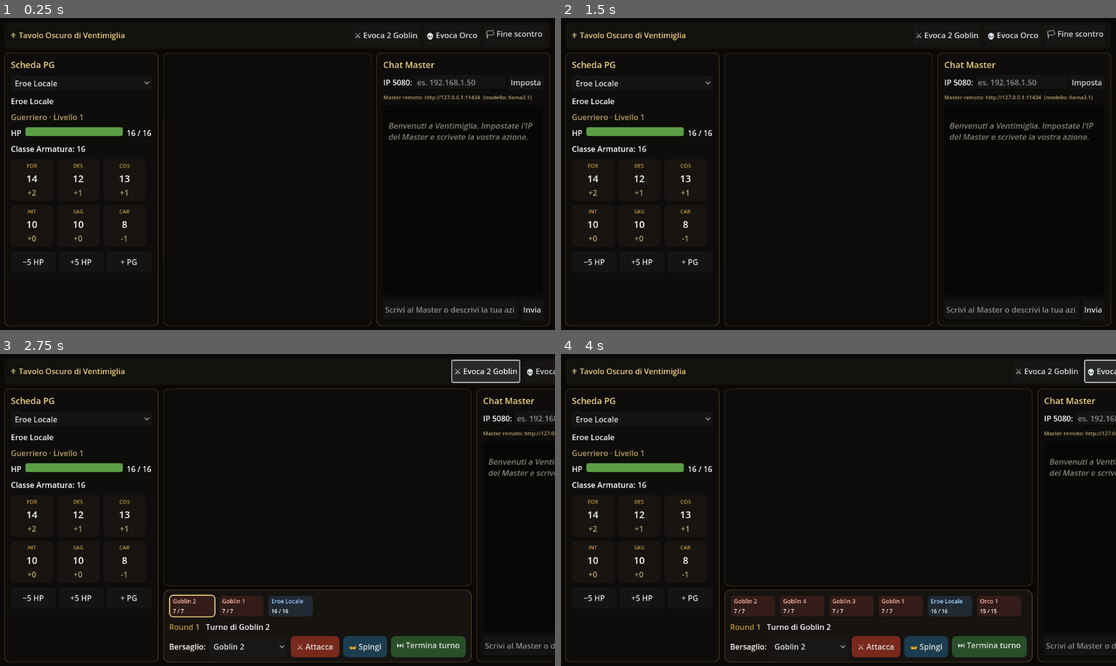
Above: before the commit, frames 1-4 (two rows, left to right).
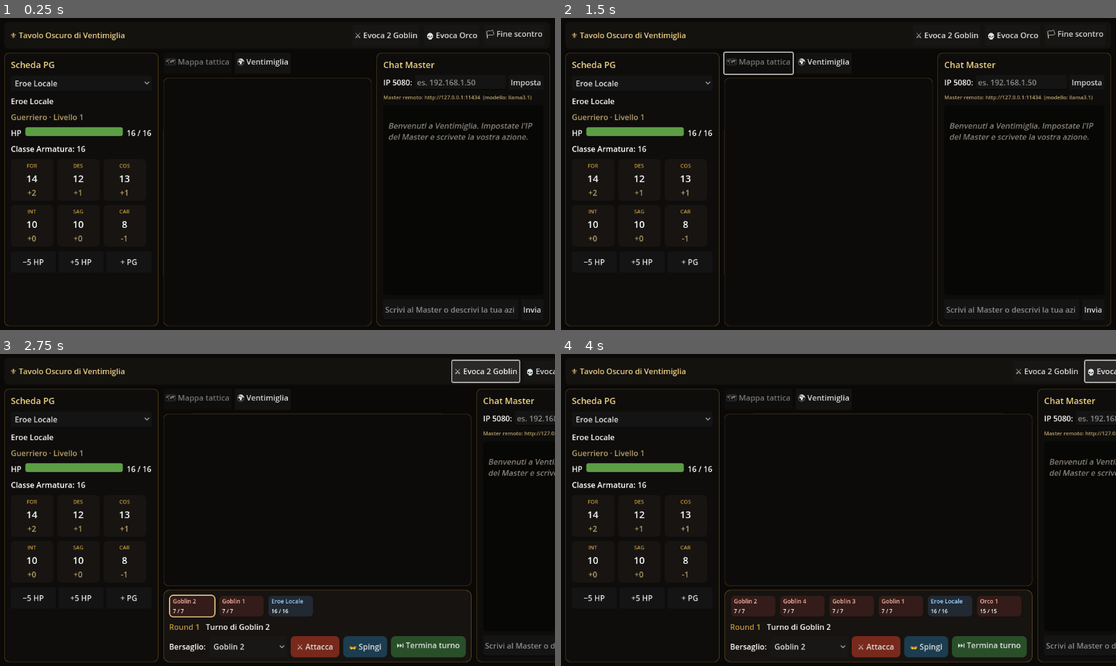
Above: after the commit, the same moments.

Repository: fanaragabriele2-coder/vtt-ventimiglia
Game: Godot game, scene res://main.tscn
Same seed, same stepped clock (60 frames per second), same inputs: the game is played once before the commit and once after it.
Inputs (mouse positions are in pixels of both pictures, inside the frame that each line leads up to):
- Up to frame 1 (0.25 s): no input
- Up to frame 2 (1.5 s): click (821, 64) at 0.5 s, where only the run after the commit has a clickable "🌍 Ventimiglia"; click (760, 64) at 1.25 s, where only the run after the commit has a clickable "🗺 Mappa tattica"
- Up to frame 3 (2.75 s): click "⚔ Evoca 2 Goblin" at 2 s
- Up to frame 4 (4 s): click "⚔ Evoca 2 Goblin" at 2.75 s; click "💀 Evoca Orco" at 3.5 s

The runs differ from the first frame. In frame 1, 0.4% of the frame differs, in the area x 29-67%, y 11-21%; in frame 2, 0.5%, in the area x 29-67%, y 10-21%; in frame 3, 0.4%; in frame 4, 0.4%.

Commit message:
Migrazione Godot 4: overworld di Ventimiglia (POI reali, viaggio party)
Porting della mappa Leaflet reale (Modulo 12) e del ponte narrazione->POI
(Modulo 39). scripts/ui/overworld_map.gd e' un Control con disegno custom
che, per restare un client autosufficiente (niente tile OSM da rete),
normalizza le coordinate lat/lng REALI dei 23 POI di Ventimiglia
(data/ventimiglia_pois.json) in coordinate schermo su una mappa stilizzata
(terra + mare Ligure a sud, sentieri verso la Citta' Alta).

- marker colorati per categoria (storico/civile/trasporti/natura/militare),
  etichette anti-clutter (solo POI corrente + hover), barra info con
  descrizione evocativa per il Master;
- il party viaggia col click su un POI; l'anello dorato segna la posizione;
- ogni spostamento aggiorna GameState (chiave party.location) + publish
  "party:moved": unica fonte di verita', come nel monolite;
- travel_to_named(nome) esposto per il futuro ponte chat->mappa del Master.

vtt_main.gd: toggle vista 🗺 Mappa tattica / 🌍 Ventimiglia nella colonna
centrale (le due viste convivono, solo una visibile). Tutti i 12 .gd e i
4 JSON passano i controlli strutturali.

Co-Authored-By: Claude Fable 5 <noreply@anthropic.com>
Claude-Session: https://claude.ai/code/session_01EitiiDafKKu7YfdrUthcuc

Diff:
--- /dev/null
+++ b/godot/data/ventimiglia_pois.json
@@ -0,0 +1,29 @@
+{
+	"_comment": "Punti d'interesse (POI) di Ventimiglia — coordinate lat/lng REALI del monolite (Modulo 12/39). L'overworld_map.gd normalizza lat/lng in coordinate schermo. cat: storico|civile|trasporti|natura|militare.",
+	"center": { "lat": 43.7870, "lng": 7.6075 },
+	"pois": [
+		{ "name": "Città Alta",          "lat": 43.7879, "lng": 7.6059, "icon": "🏰", "cat": "storico",    "desc": "Il cuore medievale arroccato: vicoli di pietra, archi e ombre lunghe." },
+		{ "name": "Cattedrale Assunta",   "lat": 43.7877, "lng": 7.6055, "icon": "⛪", "cat": "storico",    "desc": "Navata romanica; sotto l'altare si dice riposino reliquie dimenticate." },
+		{ "name": "Porta Canarda",        "lat": 43.7882, "lng": 7.6063, "icon": "🚪", "cat": "storico",    "desc": "Antica porta nord delle mura, sorvegliata da secoli." },
+		{ "name": "Porta Nino Lamboglia", "lat": 43.7875, "lng": 7.6051, "icon": "🚪", "cat": "storico",    "desc": "Varco occidentale verso il Roya, stretto e facile da difendere." },
+		{ "name": "Teatro Romano",        "lat": 43.7874, "lng": 7.6048, "icon": "🏛", "cat": "storico",    "desc": "Rovine dell'Albintimilium romano: colonne spezzate e alture per il vantaggio." },
+		{ "name": "Cattedrale S.Michele", "lat": 43.7871, "lng": 7.6048, "icon": "⛪", "cat": "storico",    "desc": "Chiesa fortificata; la cripta scende nel buio della roccia." },
+		{ "name": "Piazza Repubblica",    "lat": 43.7868, "lng": 7.6074, "icon": "🏛", "cat": "civile",     "desc": "Slargo affollato, punto d'incontro di mercanti e voci." },
+		{ "name": "Piazza C. Battisti",   "lat": 43.7863, "lng": 7.6091, "icon": "🏛", "cat": "civile",     "desc": "Piazza aperta verso il mercato, ideale per un'imboscata in spazio libero." },
+		{ "name": "Mercato Settimanale",  "lat": 43.7856, "lng": 7.6088, "icon": "🛒", "cat": "civile",     "desc": "Banchi, tende e folla: mille nascondigli e mille orecchie." },
+		{ "name": "Ospedale",             "lat": 43.7901, "lng": 7.6095, "icon": "🏥", "cat": "civile",     "desc": "Rifugio dei feriti; qui si recuperano forze e si spendono Dadi Vita." },
+		{ "name": "Biblioteca",           "lat": 43.7865, "lng": 7.6069, "icon": "📚", "cat": "civile",     "desc": "Scaffali polverosi: prove di Arcano e Storia per chi cerca risposte." },
+		{ "name": "Municipio",            "lat": 43.7866, "lng": 7.6072, "icon": "🏢", "cat": "civile",     "desc": "Sede del potere cittadino, guardie e burocrati." },
+		{ "name": "Stazione FS",          "lat": 43.7861, "lng": 7.6107, "icon": "🚂", "cat": "trasporti",  "desc": "Binari e vapore: la via più rapida per lasciare la città." },
+		{ "name": "Porto Turistico",      "lat": 43.7836, "lng": 7.6052, "icon": "⚓", "cat": "trasporti",  "desc": "Moli e barche; l'odore del sale e affari poco puliti." },
+		{ "name": "Confine Italia-FR",    "lat": 43.7889, "lng": 7.6369, "icon": "🛂", "cat": "trasporti",  "desc": "Il valico verso la Francia: dogana, contrabbando e passaggi segreti." },
+		{ "name": "Ponte sul Roya",       "lat": 43.7862, "lng": 7.6043, "icon": "🌉", "cat": "trasporti",  "desc": "Attraversamento chiave del fiume: un collo di bottiglia tattico." },
+		{ "name": "Lungomare",            "lat": 43.7842, "lng": 7.6072, "icon": "🏖", "cat": "natura",     "desc": "Passeggiata sul mare, aperta e battuta dal vento." },
+		{ "name": "Balzi Rossi",          "lat": 43.7914, "lng": 7.5990, "icon": "🪨", "cat": "natura",     "desc": "Grotte preistoriche a picco sul mare: cunicoli e antichi terrori." },
+		{ "name": "Giardini Hanbury",     "lat": 43.7928, "lng": 7.5975, "icon": "🌿", "cat": "natura",     "desc": "Giardino botanico terrazzato: verde lussureggiante e sentieri nascosti." },
+		{ "name": "Capo Mortola",         "lat": 43.7916, "lng": 7.5963, "icon": "🏔", "cat": "natura",     "desc": "Promontorio roccioso, l'estremo lembo occidentale." },
+		{ "name": "Foce del Roya",        "lat": 43.7835, "lng": 7.6038, "icon": "🌊", "cat": "natura",     "desc": "Dove il fiume incontra il mare: canneti, fango e agguati." },
+		{ "name": "Forte dell'Annunziata","lat": 43.7888, "lng": 7.6044, "icon": "⚔", "cat": "militare",   "desc": "Fortezza sabauda a strapiombo: bastioni, cannoniere e coperture." },
+		{ "name": "Torre dell'Orologio",  "lat": 43.7878, "lng": 7.6060, "icon": "⏰", "cat": "militare",   "desc": "Torre di vedetta che domina la Città Alta." }
+	]
+}
--- /dev/null
+++ b/godot/scripts/ui/overworld_map.gd
@@ -0,0 +1,189 @@
+class_name OverworldMap
+extends Control
+## Overworld di Ventimiglia (vista città) — porting della mappa Leaflet reale (Modulo 12) e del
+## ponte narrazione->POI (Modulo 39).
+##
+## Il monolite usava Leaflet con tile OpenStreetMap: qui, per restare un client Godot autosufficiente
+## (nessuna dipendenza di rete per le tile), i POI con coordinate lat/lng REALI vengono normalizzati
+## in coordinate schermo e disegnati su una mappa stilizzata (terra + mare Ligure a sud). Il party
+## viaggia tra i POI col click; ogni spostamento aggiorna GameState (chiave "party.location"), cosi'
+## chat, HUD e — in futuro — il Master IA leggono la stessa, unica posizione.
+
+signal party_traveled(poi_name: String, poi: Dictionary)
+
+const POIS_PATH: String = "res://data/ventimiglia_pois.json"
+
+# Colore per categoria di POI.
+const CAT_COLORS: Dictionary = {
+	"storico": Color(0.78, 0.61, 0.24),
+	"civile": Color(0.44, 0.56, 0.69),
+	"trasporti": Color(0.36, 0.72, 0.78),
+	"natura": Color(0.36, 0.62, 0.27),
+	"militare": Color(0.7, 0.23, 0.18),
+}
+const COL_LAND: Color = Color(0.09, 0.1, 0.08)
+const COL_LAND_HI: Color = Color(0.12, 0.13, 0.1)
+const COL_SEA: Color = Color(0.06, 0.12, 0.18)
+const COL_ROAD: Color = Color(0.78, 0.61, 0.24, 0.14)
+const COL_PARTY: Color = Color(0.94, 0.83, 0.53)
+
+var _pois: Array[Dictionary] = []
+var _lat_min: float = 0.0
+var _lat_max: float = 0.0
+var _lng_min: float = 0.0
+var _lng_max: float = 0.0
+var _current_index: int = 0
+var _hovered_index: int = -1
+var _pad: float = 40.0
+
+
+func _ready() -> void:
+	size_flags_horizontal = Control.SIZE_EXPAND_FILL
+	size_flags_vertical = Control.SIZE_EXPAND_FILL
+	mouse_filter = Control.MOUSE_FILTER_STOP
+	_load_pois()
+	# Party di partenza: la Città Alta (o il primo POI).
+	_current_index = _index_of("Città Alta")
+	_publish_location()
+	resized.connect(queue_redraw)
+
+
+func _load_pois() -> void:
+	if not FileAccess.file_exists(POIS_PATH):
+		push_warning("OverworldMap: POI non trovati: " + POIS_PATH)
+		return
+	var parsed: Variant = JSON.parse_string(FileAccess.get_file_as_string(POIS_PATH))
+	if not (parsed is Dictionary and parsed.has("pois")):
+		return
+	for entry: Variant in parsed["pois"]:
+		if entry is Dictionary:
+			_pois.append(entry)
+	# Bounding box lat/lng per la normalizzazione in coordinate schermo.
+	_lat_min = INF; _lat_max = -INF; _lng_min = INF; _lng_max = -INF
+	for p: Dictionary in _pois:
+		_lat_min = minf(_lat_min, float(p["lat"]))
+		_lat_max = maxf(_lat_max, float(p["lat"]))
+		_lng_min = minf(_lng_min, float(p["lng"]))
+		_lng_max = maxf(_lng_max, float(p["lng"]))
+
+
+func _index_of(poi_name: String) -> int:
+	for i: int in range(_pois.size()):
+		if String(_pois[i]["name"]) == poi_name:
+			return i
+	return 0
+
+
+# --- Conversione lat/lng -> pixel (nord in alto) ---
+
+func _latlng_to_pixel(lat: float, lng: float) -> Vector2:
+	var w: float = maxf(1.0, size.x - _pad * 2.0)
+	var h: float = maxf(1.0, size.y - _pad * 2.0)
+	var nx: float = (lng - _lng_min) / maxf(0.0001, _lng_max - _lng_min)
+	var ny: float = (_lat_max - lat) / maxf(0.0001, _lat_max - _lat_min)  # lat alta = alto
+	return Vector2(_pad + nx * w, _pad + ny * h)
+
+
+# --- Disegno ---
+
+func _draw() -> void:
+	# 1) Terra + fascia di mare a sud (le lat piu' basse = parte bassa dello schermo).
+	draw_rect(Rect2(Vector2.ZERO, size), COL_LAND, true)
+	var sea_top: float = size.y * 0.78
+	draw_rect(Rect2(Vector2(0, sea_top), Vector2(size.x, size.y - sea_top)), COL_SEA, true)
+	# Qualche macchia di terra piu' chiara per texture.
+	for i: int in range(6):
+		var cx: float = size.x * (0.12 + 0.14 * i)
+		draw_circle(Vector2(cx, size.y * 0.32), size.x * 0.09, COL_LAND_HI)
+
+	if _pois.is_empty():
+		return
+
+	# 2) Sentieri: collega ogni POI al centro storico (Città Alta) con linee tenui.
+	var hub: Vector2 = _latlng_to_pixel(float(_pois[_index_of("Città Alta")]["lat"]), float(_pois[_index_of("Città Alta")]["lng"]))
+	for p: Dictionary in _pois:
+		draw_line(hub, _latlng_to_pixel(float(p["lat"]), float(p["lng"])), COL_ROAD, 1.0)
+
+	# 3) Marker dei POI.
+	var font: Font = ThemeDB.fallback_font
+	for i: int in range(_pois.size()):
+		var p: Dictionary = _pois[i]
+		var pos: Vector2 = _latlng_to_pixel(float(p["lat"]), float(p["lng"]))
+		var col: Color = CAT_COLORS.get(String(p["cat"]), Color.WHITE)
+		var is_current: bool = i == _current_index
+		var is_hover: bool = i == _hovered_index
+		var r: float = 9.0 if (is_current or is_hover) else 6.0
+		draw_circle(pos, r, col)
+		draw_arc(pos, r, 0, TAU, 24, Color(0, 0, 0, 0.5), 1.5)
+		# Etichetta solo per il POI corrente e quello sotto il mouse (anti-clutter).
+		if is_current or is_hover:
+			draw_string(font, pos + Vector2(-60, -14), String(p["name"]),
+				HORIZONTAL_ALIGNMENT_CENTER, 120, 13, Color(0.9, 0.85, 0.72))
+
+	# 4) Marker del party sul POI corrente (anello dorato pulsante).
+	var party_pos: Vector2 = _latlng_to_pixel(float(_pois[_current_index]["lat"]), float(_pois[_current_index]["lng"]))
+	draw_arc(party_pos, 14.0, 0, TAU, 32, COL_PARTY, 2.5)
+	draw_arc(party_pos, 18.0, 0, TAU, 32, Color(COL_PARTY.r, COL_PARTY.g, COL_PARTY.b, 0.4), 1.5)
+
+	# 5) Barra info in basso: nome + descrizione del POI corrente/hover.
+	var info_index: int = _hovered_index if _hovered_index >= 0 else _current_index
+	var p_info: Dictionary = _pois[info_index]
+	var label: String = "%s  %s — %s" % [String(p_info["icon"]), String(p_info["name"]), String(p_info["desc"])]
+	var bar := Rect2(Vector2(8, size.y - 30), Vector2(size.x - 16, 24))
+	draw_rect(bar, Color(0, 0, 0, 0.55), true)
+	draw_string(font, Vector2(16, size.y - 12), label, HORIZONTAL_ALIGNMENT_LEFT, size.x - 32, 13, Color(0.88, 0.82, 0.68))
+
+
+# --- Input: hover + viaggio ---
+
+func _gui_input(event: InputEvent) -> void:
+	var mm := event as InputEventMouseMotion
+	if mm != null:
+		var idx: int = _poi_near(mm.position)
+		if idx != _hovered_index:
+			_hovered_index = idx
+			queue_redraw()
+		return
+	var mb := event as InputEventMouseButton
+	if mb != null and mb.pressed and mb.button_index == MOUSE_BUTTON_LEFT:
+		var idx: int = _poi_near(mb.position)
+		if idx >= 0 and idx != _current_index:
+			_travel_to(idx)
+
+
+func _poi_near(pos: Vector2) -> int:
+	var best: int = -1
+	var best_dist: float = 18.0  # raggio di click/hover in pixel
+	for i: int in range(_pois.size()):
+		var p: Dictionary = _pois[i]
+		var d: float = pos.distance_to(_latlng_to_pixel(float(p["lat"]), float(p["lng"])))
+		if d < best_dist:
+			best_dist = d
+			best = i
+	return best
+
+
+func _travel_to(index: int) -> void:
+	_current_index = index
+	_publish_location()
+	var p: Dictionary = _pois[index]
+	party_traveled.emit(String(p["name"]), p)
+	queue_redraw()
+
+
+func _publish_location() -> void:
+	if _pois.is_empty():
+		return
+	var p: Dictionary = _pois[_current_index]
+	# Unica fonte di verita' della posizione (GameState), come nel monolite (Modulo 36/39).
+	GameState.set_party_location({ "name": String(p["name"]), "lat": float(p["lat"]), "lng": float(p["lng"]) })
+	GameState.publish("party:moved", p)
+
+
+## Sposta il party su un POI per nome (usato dal ponte chat->mappa: la narrazione del Master).
+func travel_to_named(poi_name: String) -> bool:
+	var idx: int = _index_of(poi_name)
+	if idx == _current_index and String(_pois[idx]["name"]) != poi_name:
+		return false
+	_travel_to(idx)
+	return true
--- a/godot/scripts/ui/vtt_main.gd
+++ b/godot/scripts/ui/vtt_main.gd
@@ -1,9 +1,15 @@
 extends Control
 ## VTTMain — scena radice. Costruisce il layout a 3 colonne del monolite (Scheda PG · Mappa+Combat ·
 ## Chat Master) e una toolbar in alto. Ogni pannello si aggancia da solo ai signal dei manager: qui
-## si fa solo la composizione + qualche pulsante globale (evoca nemici, ecc.).
+## si fa solo la composizione + qualche pulsante globale (evoca nemici, cambio vista, ecc.).
 ##
 ## E' la scena principale del progetto (project.godot -> run/main_scene = res://main.tscn).
+
+var _tactical_map: TacticalMap
+var _overworld_map: OverworldMap
+var _view_tactical_btn: Button
+var _view_overworld_btn: Button
+
 
 func _ready() -> void:
 	_apply_background()
@@ -45,15 +51,26 @@
 	sheet.size_flags_vertical = Control.SIZE_EXPAND_FILL
 	columns.add_child(sheet)
 
-	# Centro: placeholder mappa (TileMap arrivera' nello step mappa) + HUD combattimento in basso.
+	# Centro: toggle vista + (mappa tattica | overworld Ventimiglia) + HUD combattimento in basso.
 	var center := VBoxContainer.new()
 	center.size_flags_horizontal = Control.SIZE_EXPAND_FILL
 	center.add_theme_constant_override("separation", 8)
 	columns.add_child(center)
 
-	var tactical_map := TacticalMap.new()
-	tactical_map.size_flags_vertical = Control.SIZE_EXPAND_FILL
-	center.add_child(tactical_map)
+	center.add_child(_build_view_toggle())
+
+	# Le due viste convivono nello stesso spazio: solo una e' visibile (un Container salta i figli
+	# nascosti, quindi la visibile riempie tutto). Il toggle scambia la visibilita'.
+	_tactical_map = TacticalMap.new()
+	_tactical_map.size_flags_vertical = Control.SIZE_EXPAND_FILL
+	center.add_child(_tactical_map)
+
+	_overworld_map = OverworldMap.new()
+	_overworld_map.size_flags_vertical = Control.SIZE_EXPAND_FILL
+	_overworld_map.visible = false
+	# Quando il party viaggia sull'overworld, annuncialo nella chat (fonte unica: GameState).
+	_overworld_map.party_traveled.connect(_on_party_traveled)
+	center.add_child(_overworld_map)
 
 	var combat_hud := CombatHUD.new()
 	center.add_child(combat_hud)
@@ -115,3 +132,38 @@
 	b.custom_minimum_size = Vector2(0, 44)
 	b.pressed.connect(handler)
 	return b
+
+
+# --- Toggle tra mappa tattica e overworld di Ventimiglia (come la transizione del monolite) ---
+
+func _build_view_toggle() -> HBoxContainer:
+	var row := HBoxContainer.new()
+	row.add_theme_constant_override("separation", 6)
+	_view_tactical_btn = _toolbar_button("🗺 Mappa tattica", _show_tactical)
+	_view_overworld_btn = _toolbar_button("🌍 Ventimiglia", _show_overworld)
+	row.add_child(_view_tactical_btn)
+	row.add_child(_view_overworld_btn)
+	_update_toggle_state(true)
+	return row
+
+
+func _show_tactical() -> void:
+	_tactical_map.visible = true
+	_overworld_map.visible = false
+	_update_toggle_state(true)
+
+
+func _show_overworld() -> void:
+	_tactical_map.visible = false
+	_overworld_map.visible = true
+	_update_toggle_state(false)
+
+
+func _update_toggle_state(tactical_active: bool) -> void:
+	_view_tactical_btn.disabled = tactical_active
+	_view_overworld_btn.disabled = not tactical_active
+
+
+func _on_party_traveled(poi_name: String, poi: Dictionary) -> void:
+	# Annota lo spostamento nel log della chat (la posizione vera e' gia' in GameState).
+	print("[Overworld] Il party e' giunto a %s (%s)" % [poi_name, String(poi.get("desc", ""))])
Not shown, changed: godot/README.md
